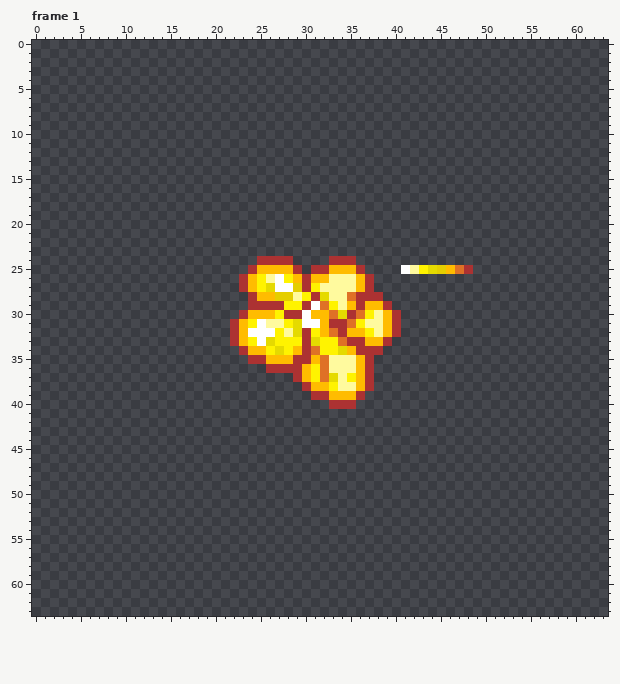
Two versions of one pixel-art file, Art/Aseprite/bomb explosion.aseprite. Above is the file before it was changed.
64x64 pixels, 3 frames. Shown: frame 1. The commit also changed other frames, which this record leaves out.
Now the later version:
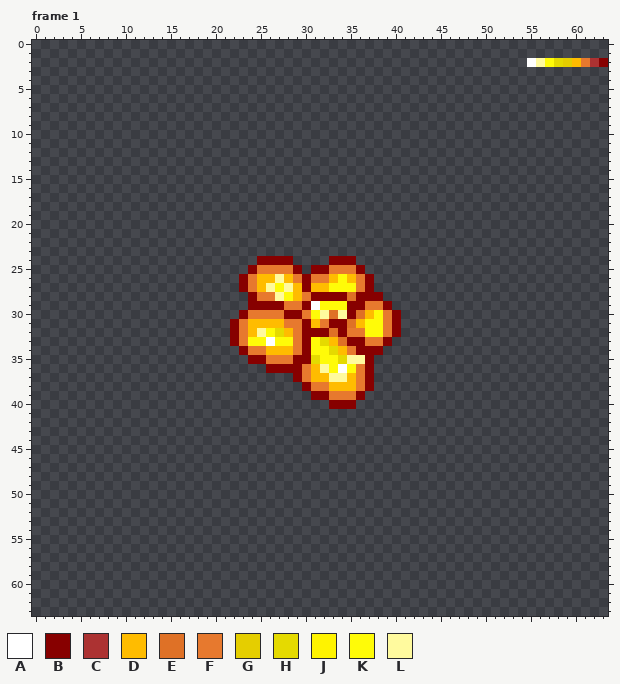
Palette (. is transparent): A #ffffff  B #870000  C #ac3232  D #ffbc00  E #df7126  F #e7792e  G #e5ce00  H #e5da00  J #fff300  K #fffb08  L #fffa9e
Author's note on the commit: [First Part Of Explosion] Fiz a primeira parte, que ela se expande. Ficou bem bonitinho até!
Edits made:
Changed rows in their new state; - is an unchanged pixel.
Frame 1:
first column x 55:
 2 ALKHGDFCB
first column x 22:
24 ---BBBB----BBB-------------
25 --BFFFFB-BBFFFB----........
26 -BFDDLDFBFFDKDFB-----------
27 -BFDLKLDBDDKKKFB-----------
28 --BFFLKDFBBBB-BBB----------
29 --BBBBFFB-KKKBBFFB---------
30 -BFFFFBBFKL-LB-DKFB--------
31 BFDDDDFFBDFBB-DKKFB--------
32 BFDLKHDFBBB-BFFKKFB--------
33 BFKKAKKFBKHD-BBFFB---------
34 -BFFDDDFBKKHDFBBB----------
35 --BBFFFBBHKKH-LB-----------
36 ----BBBBFDLKAKFB-----------
37 -------BFDDL-DFB-----------
38 --------BFFDDDFB-----------
39 ---------BBFFFB------------
40 -----------BBB-------------
